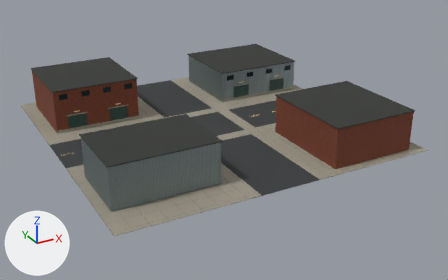
An edit to the glTF model game/industrial/industrial_1_0.glb, drawn before and after from the same camera.
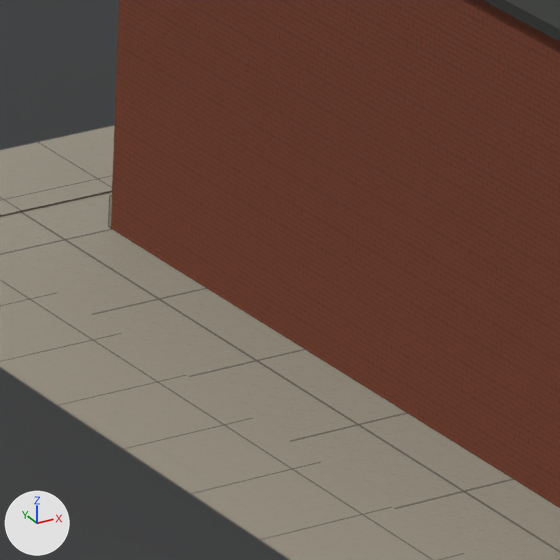
The first picture shows the older version from a 50 mm camera at (8.1, -109.5, 50.5) aimed at (65.9, -4.4, -2.1). The close-ups show the older and then the newer version on the part from 59% to 70% of the width and 40% to 57% of the height of that picture. Only the edits that show in the close-ups are written down. Every picture has the same lights, and +X, +Y and +Z are marked at lower left.

Names of what the first close-up shows: 'Freight Yard / Building 3 roof', 'Freight Yard / Building 3 shell', 'Freight Yard / East west street', 'Freight Yard / North south street', 'Freight Yard / Street walk X 1', 'Freight Yard / Street walk Z 1', 'Freight Yard / Yard paving' and 1 more.
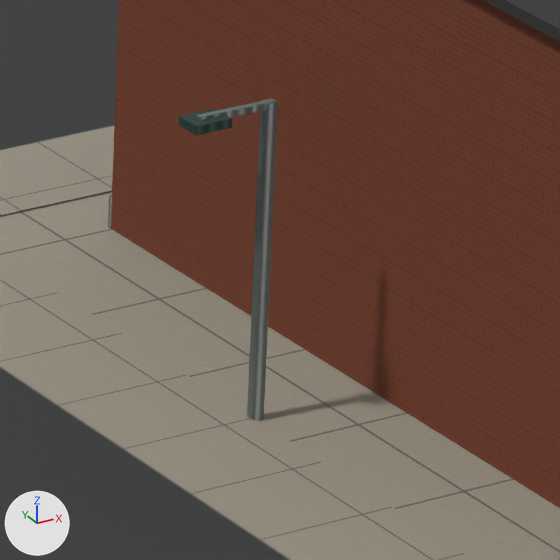
The change in detail:
Mesh me_freight_yard___street_housing_1 is new.
It is a box spanning x 71.05..71.75, y -18.25..-17.75, z 5.5..5.66.
It uses material mat_freight_yard___painted_steel.
Mesh me_freight_yard___street_arm_1 is new.
It is a box spanning x 71.25..72.75, y -18.06..-17.94, z 5.59..5.71.
It uses material mat_freight_yard___galvanized.
Mesh me_freight_yard___street_pole_1 is new.
It is a box spanning x 72.55..72.75, y -18.1..-17.9, z 0.0..5.7.
It uses material mat_freight_yard___galvanized.
Object 'Freight Yard / Street housing 1' (ob_freight_yard___street_housing_1) is new; it shows me_freight_yard___street_housing_1.
Its location is (0.0, 0.0, 0.0).
Object 'Freight Yard / Street arm 1' (ob_freight_yard___street_arm_1) is new; it shows me_freight_yard___street_arm_1.
Its location is (0.0, 0.0, 0.0).
Object 'Freight Yard / Street pole 1' (ob_freight_yard___street_pole_1) is new; it shows me_freight_yard___street_pole_1.
Its location is (0.0, 0.0, 0.0).

Boxes [x1, y1, x2, y2] around the edits, measured in the close-ups (560 x 560 px):
'Freight Yard / Street pole 1', added: after [247, 98, 278, 421]
'Freight Yard / Street housing 1', added: after [179, 109, 232, 135]
'Freight Yard / Street arm 1', added: after [196, 98, 276, 120]
